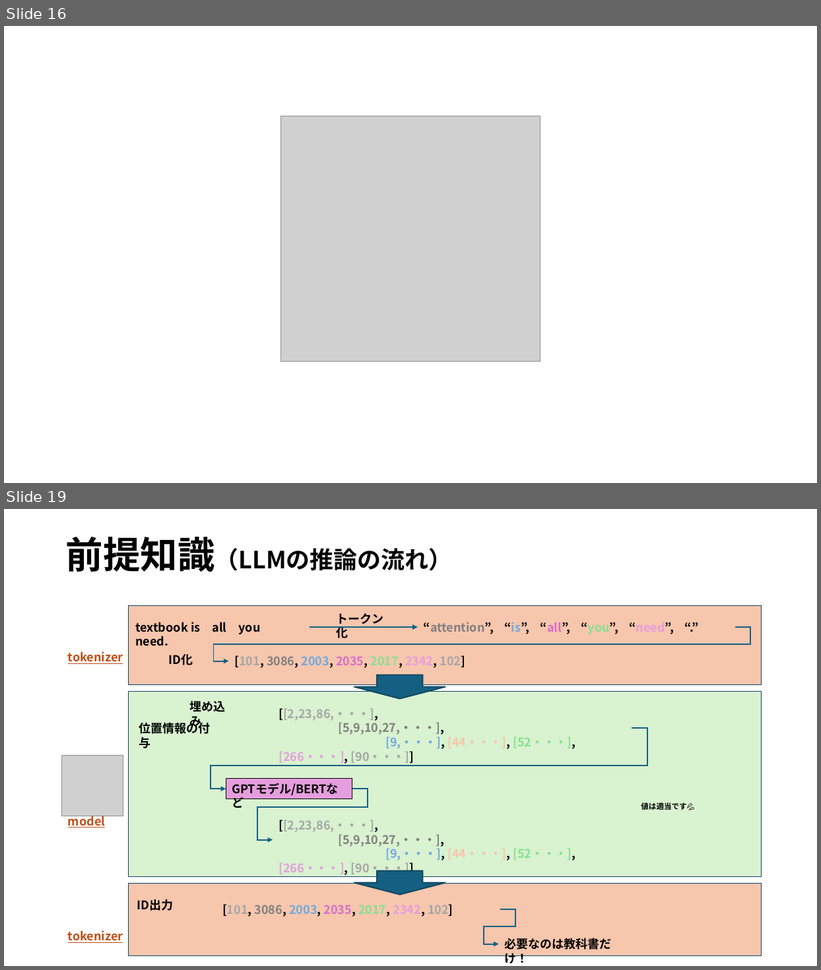
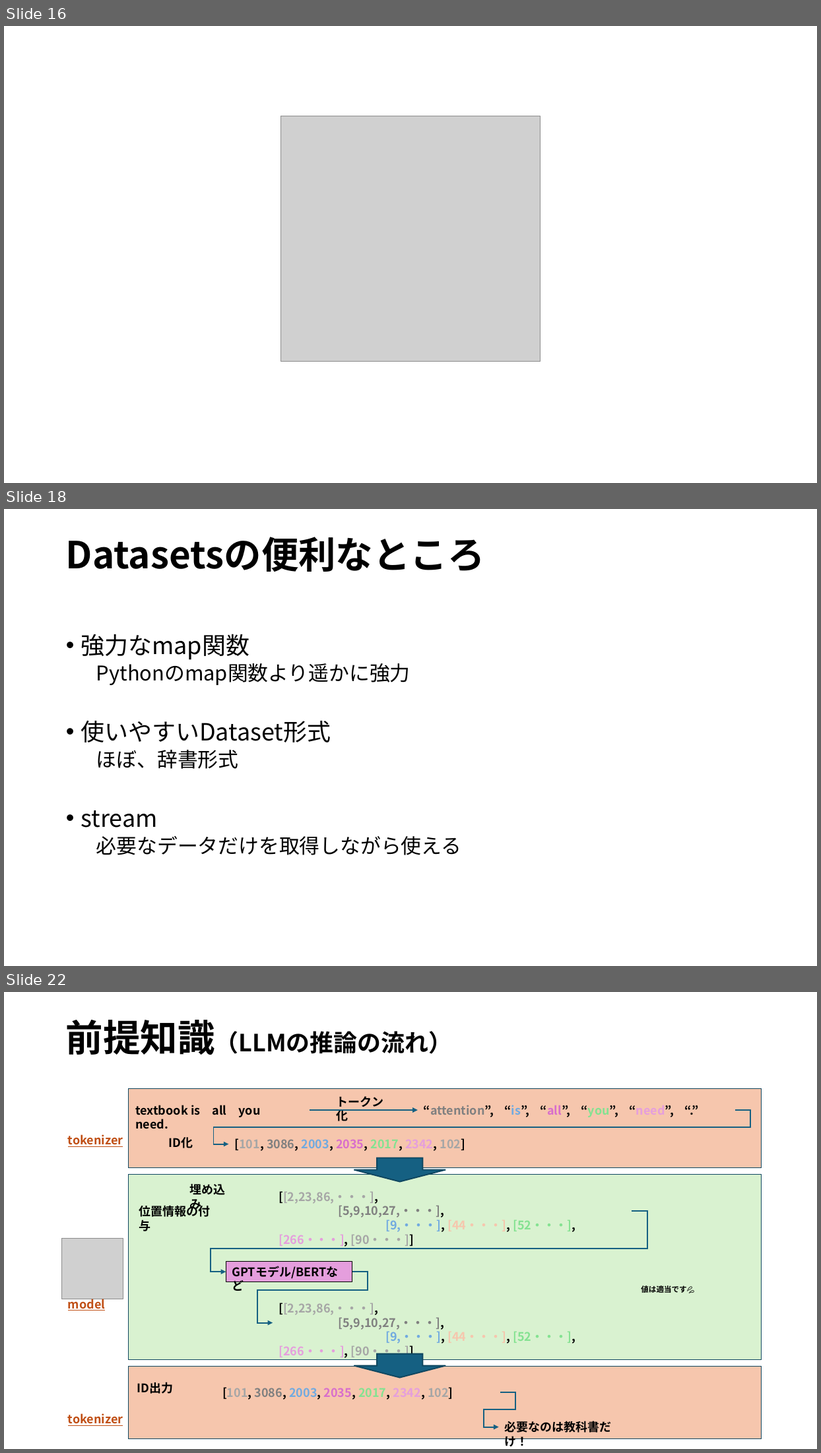
Before and after one commit to ikedachin/study_huggingface, a slide deck: huggingface 勉強会資料.pptx. Shown one above the other, each under a label of ours: slides 16 and 19 before the commit, slides 16, 18 and 22 after it; the slides between them are not shown. The pictures are 821x970 and 821x1453 pixels, drawn with LibreOffice and Linux fonts; fonts in the diff are those of the drawing; grey boxes stand for pictures; background and template pictures are left out. Boxes give left, top, right and bottom in pixels: in the first picture for what was removed or moved away, otherwise in the second. Text is boxed around its words. In the diff, an @@ line names an element or a change of style, - is before the commit and + after.

```diff
--- a/huggingface 勉強会資料.pptx
+++ b/huggingface 勉強会資料.pptx
@@ slide 18 added at <box>4,509,817,966</box>, background #FFFFFF @@
@@ title added at <box>66,537,485,572</box>, 44 pt, text #000000, bold @@
+Datasetsの便利なところ
@@ text added at <box>81,634,461,855</box>, 24 pt, text #000000 @@
+• 強力なmap関数
+  Pythonのmap関数より遥かに強力
+• 使いやすいDataset形式
+  ほぼ、辞書形式
+• stream
+  必要なデータだけを取得しながら使える
@@ what was slide 19 is now slide 22 @@
```
Also in this commit, not shown: 4 other slides added, 2 slides removed, 1 other file.
